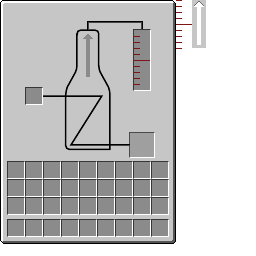
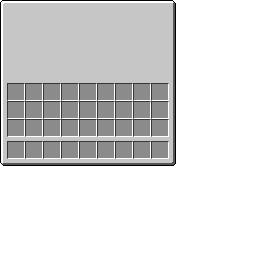
Before/after of a 256 × 256 layered artwork. What changed in the layer stack:
removed layer "Machine" over [43, 29, 130, 151]
removed group "Gauge" (1st of 2) (2 layers) over [87, 0, 192, 91]
removed layer "Gauge Overlay" from group "Gauge" over [176, 0, 192, 49]
removed layer "Gauge" (2nd of 2, in "Gauge") from group "Gauge" over [87, 21, 151, 91]
removed group "I/O" (2 layers) over [25, 87, 155, 158]
removed layer "Output Slot" from group "I/O" over [129, 132, 155, 158]
removed layer "Input Slot" from group "I/O" over [25, 87, 43, 105]
removed group "Progressbar" (1st of 2) (2 layers) over [82, 0, 206, 77]
removed layer "Progressbar" (2nd of 2, in "Progressbar") from group "Progressbar" over [83, 34, 93, 77]
removed layer "Progressbar Overlay" from group "Progressbar" over [192, 0, 206, 48]
painted on "Background" over [0, 83, 176, 244]
